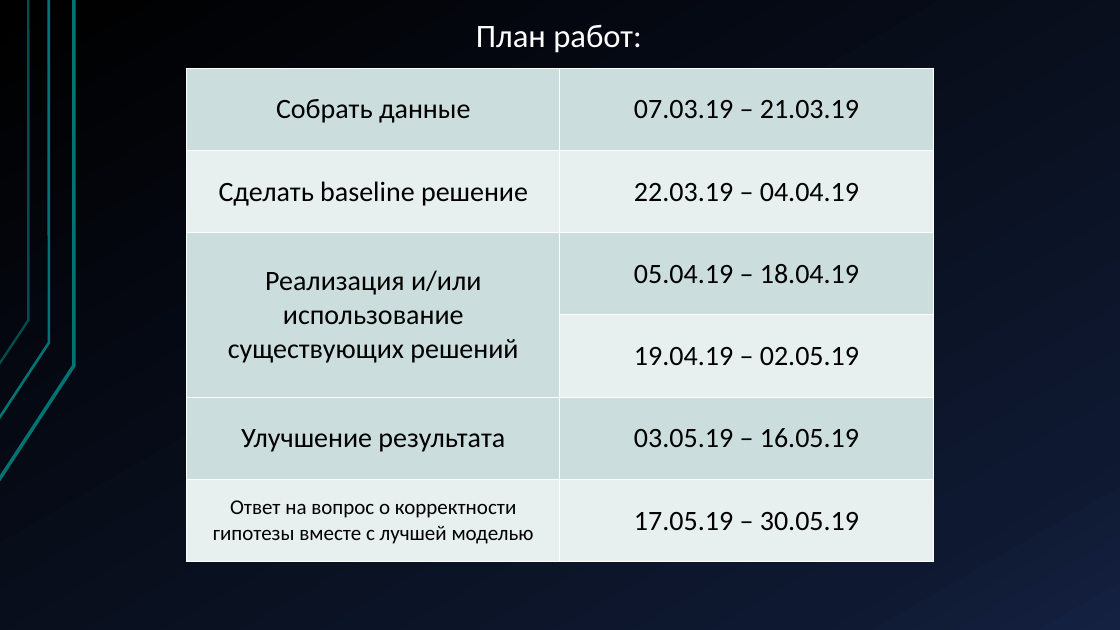
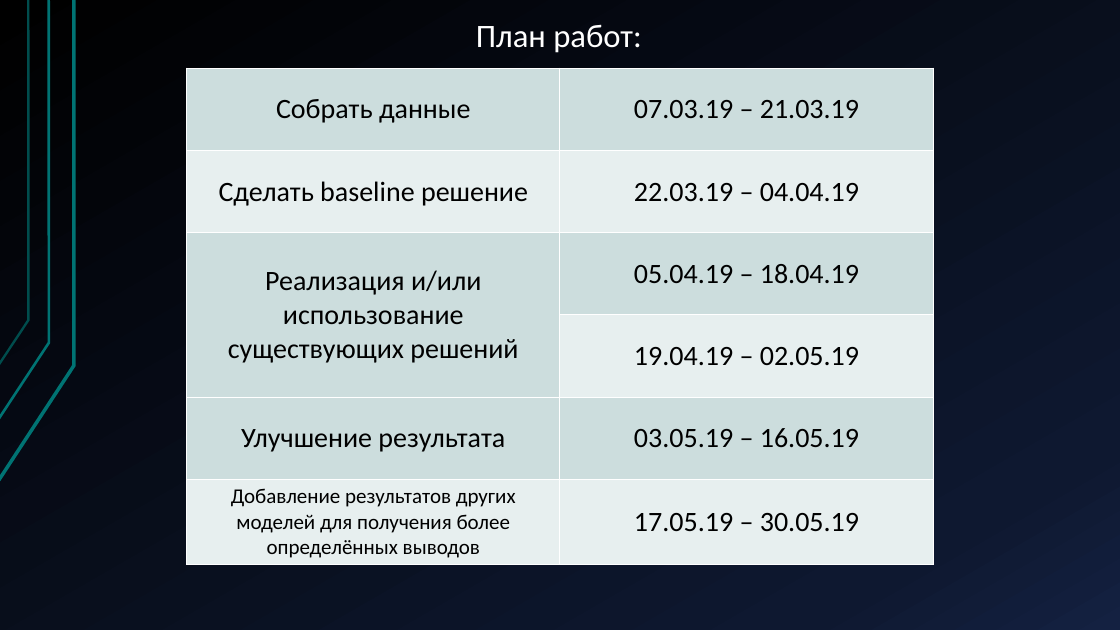
Before and after one commit to NikitiusD/Person-recognizer-with-Face-Detection-and-Super-Resolution, a slide deck: slide 6 of Улучшение качества изображений.pptx. Drawn at 1120x630 pixels with LibreOffice and Linux fonts; fonts in the diff are those of the drawing. Boxes give left, top, right and bottom in pixels: in the first picture for what was removed or moved away, otherwise in the second. Text is boxed around its words. In the diff, an @@ line names an element or a change of style, - is before the commit and + after.

```diff
--- a/Улучшение качества изображений.pptx
+++ b/Улучшение качества изображений.pptx
@@ table at bbox=[187, 68, 933, 564] @@
-row 6, column 1: Ответ на вопрос о корректности гипотезы вместе с лучшей моделью
+row 6, column 1: Добавление результатов других моделей для получения более определённых выводов
```
Also in this commit, not shown: 2 slides added, 9 other files.
